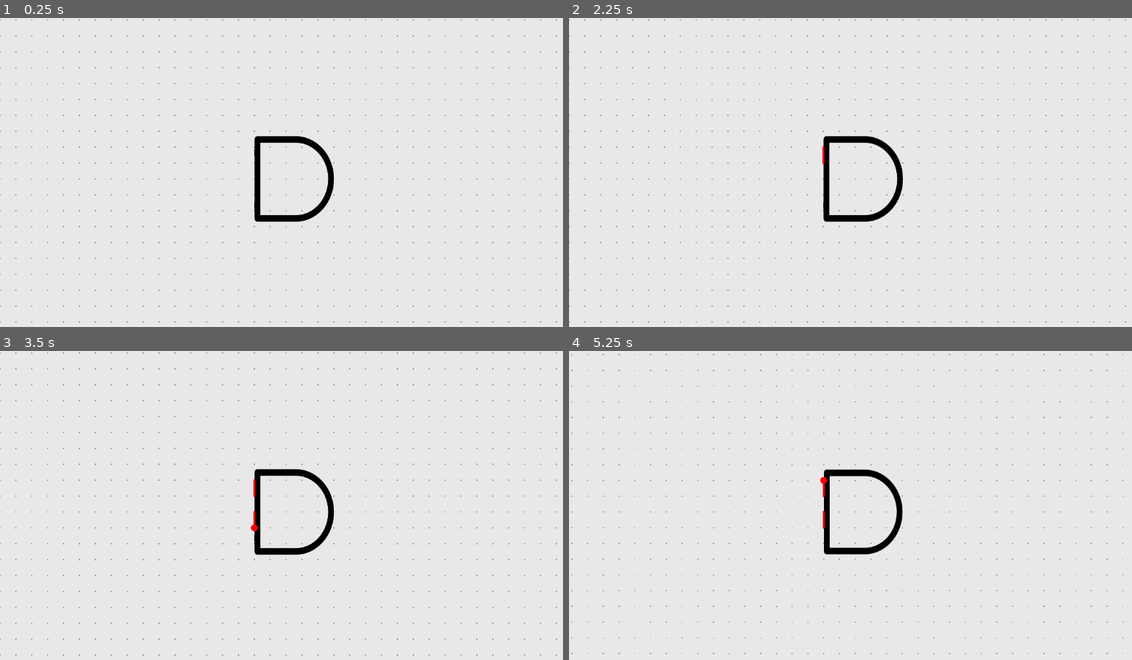
Above: before the commit, frames 1-4 (two rows, left to right).
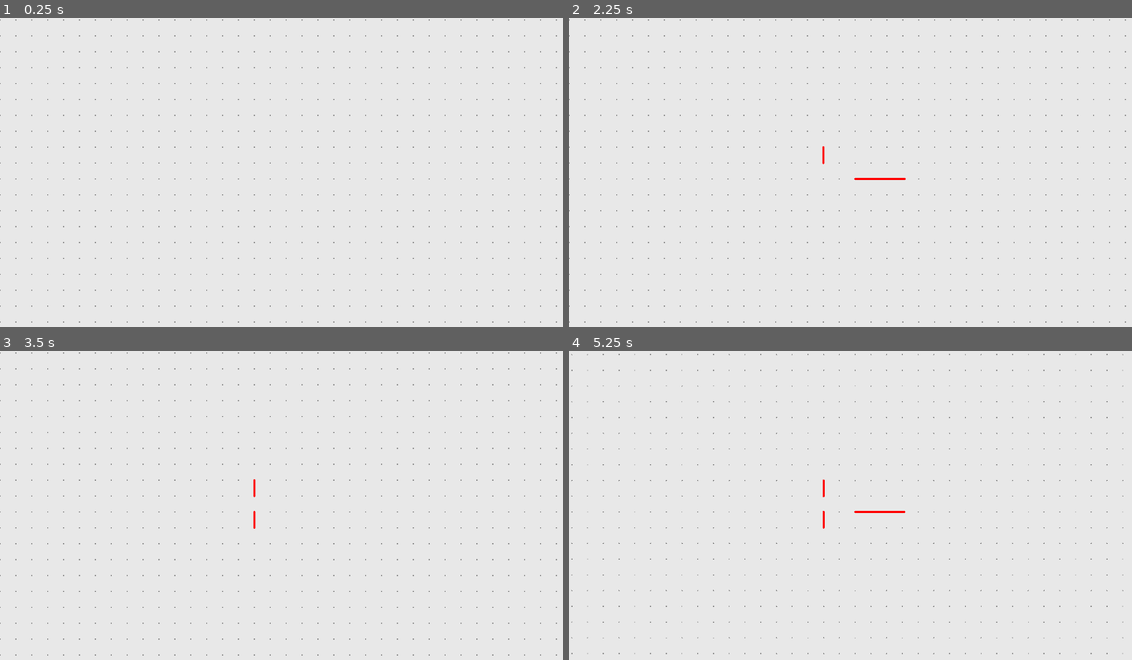
Above: after the commit, the same moments.

Repository: Josh-Farkas/LogicBoardSEC
Game: Godot game, scene res://main.tscn
Same seed, same stepped clock (60 frames per second), same inputs: the game is played once before the commit and once after it.
Inputs (mouse positions are in pixels of both pictures, inside the frame that each line leads up to):
- Up to frame 1 (0.25 s): no input
- Up to frame 2 (2.25 s): tap Enter at 0.5, 2 s; move the mouse to (822, 147) at 0.52 s; press the mouse at (822, 147) at 0.53 s; tap R (toggle_wire_direction) at 0.8, 1.35 s; tap Space at 1.25 s; move the mouse to (822, 163) at 1.27 s; release the mouse at (822, 163) at 1.28 s; click (822, 163) at 1.55 s; move the mouse to (822, 178) at 2.02 s; press the mouse at (822, 178) at 2.03 s
- Up to frame 3 (3.5 s): tap R (toggle_wire_direction) at 2.3, 2.85 s; tap Space at 2.75 s; move the mouse to (253, 527) at 2.77 s; release the mouse at (253, 527) at 2.78 s; click (253, 527) at 3.05 s
- Up to frame 4 (5.25 s): tap Enter at 3.5 s; move the mouse to (822, 542) at 3.52 s; hold Mouse wheel down (zoom_in) 3.53-4.28 s; tap R (toggle_wire_direction) at 3.8 s; tap Space at 4.25 s; move the mouse to (895, 511) at 4.27 s; tap Mouse wheel up (zoom_out) at 4.35 s; click (895, 511) at 4.55 s; move the mouse to (822, 480) at 5.02 s; press the mouse at (822, 480) at 5.03 s

The runs differ from the first frame. In frame 1, 1.1% of the frame differs, in the area x 45-60%, y 38-67%; in frame 2, 1.1%; in frame 3, 1.1%; in frame 4, 1.1%.

Commit message:
Add wire drawing

Diff:
--- a/Wire/wire.gd
+++ b/Wire/wire.gd
@@ -9,7 +9,6 @@
 	DATA_WIDTH,
 	LOOP
 }
-
 
 var horizontal_line: WireLine
 var vertical_line: WireLine
@@ -26,7 +25,7 @@
 
 var drawing: bool = false
 var start_pos: Vector2
-var horizontal_first = false
+var swapped = false
 
 
 func connect_to_input(component: Component, index: int) -> void:
@@ -74,15 +73,13 @@
 # Runs whenever user input is given
 func _input(event: InputEvent) -> void:
 	if drawing:
-		#if event.is_action_pressed("left_click"): # On left click
-			#start_drawing()
 		if event.is_action_released("left_click"): # Runs when left click released
-			finish_drawing()
+			finish_drawing(get_grid_mouse_position())
 		if event is InputEventMouseMotion:
-			draw_to_point(get_grid_mouse_position())
+			draw_to_point(start_pos, get_grid_mouse_position())
 		if event.is_action_pressed("toggle_wire_direction"):
-			horizontal_first = not horizontal_first
-			draw_to_point(get_grid_mouse_position())
+			swapped = not swapped
+			draw_to_point(start_pos, get_grid_mouse_position())
 		if event.is_action_pressed("cancel_drawing"):
 			cancel_drawing()
 
@@ -92,62 +89,51 @@
 	start_pos = get_closest_grid_point(get_global_mouse_position())
 	horizontal_line = wire_line_scn.instantiate()
 	vertical_line = wire_line_scn.instantiate()
-	horizontal_line.clicked.connect(on_line_clicked)
-	vertical_line.clicked.connect(on_line_clicked)
+	horizontal_line.points.resize(2)
+	vertical_line.points.resize(2)
 	add_child(horizontal_line)
 	add_child(vertical_line)
 
 
-
-func finish_drawing() -> void:
+func finish_drawing(end: Vector2) -> void:
 	drawing = false
-	if start_pos == get_grid_mouse_position():
+	if start_pos == end:
 		cancel_drawing()
 		return
+	elif vertical_line.points[0] == vertical_line.points[1]:
+		# if no vertical line remove it and set horizontal endpoints
+		vertical_line.queue_free()
+		horizontal_line.set_endpoints()
+	elif horizontal_line.points[0] == horizontal_line.points[1]:
+		# if no horizontal line remove it and set vertical endpoints
+		horizontal_line.queue_free()
+		vertical_line.set_endpoints()
+	else:
+		# Set endpoint positions for lines
+		vertical_line.set_endpoints()
+		horizontal_line.set_endpoints()
 
-	draw_to_point(get_grid_mouse_position())
-	# Add ports to wire to connect other wires to
-	var sign: int = sign(horizontal_line.get_point_position(1).x - horizontal_line.get_point_position(0).x)
-	if sign != 0:
-		for x in range(horizontal_line.get_point_position(0).x, horizontal_line.get_point_position(1).x + sign, sign * Constants.GRID_SIZE):
-			var connection_point: WireConnectionPoint = wire_connection_point_scn.instantiate()
-			connection_point.position = Vector2(x, horizontal_line.get_point_position(0).y)
-			connection_point.clicked.connect(start_drawing)
-			connection_point.overlap.connect(merge)
-			horizontal_line.add_child(connection_point)
 
-	sign = sign(vertical_line.get_point_position(1).y - vertical_line.get_point_position(0).y)
-	if sign != 0:
-		for y in range(vertical_line.get_point_position(0).y, vertical_line.get_point_position(1).y + sign, sign * Constants.GRID_SIZE):
-			var connection_point: WireConnectionPoint = wire_connection_point_scn.instantiate()
-			connection_point.position = Vector2(vertical_line.get_point_position(0).x, y)
-			connection_point.clicked.connect(start_drawing)
-			connection_point.overlap.connect(merge)
-			vertical_line.add_child(connection_point)
 
-	horizontal_line = null
-	vertical_line = null
+
+
 
 
 
 # draws the wire from start_point to point
-func draw_to_point(point: Vector2) -> void:
-	if start_pos == point: return
-	horizontal_line.clear_points()
-	vertical_line.clear_points()
-	print("A")
-	print(horizontal_line)
-	print(vertical_line)
-	if horizontal_first:
-		vertical_line.add_new_point(Vector2(point.x, start_pos.y))
-		vertical_line.add_new_point(point)
-		horizontal_line.add_new_point(start_pos)
-		horizontal_line.add_new_point(Vector2(point.x, start_pos.y))
+func draw_to_point(start: Vector2, end: Vector2) -> void:
+	if start == end: return
+	if swapped:
+		vertical_line.points[0] = start
+		vertical_line.points[1] = Vector2(start.x, end.y)
+		horizontal_line.points[0] = Vector2(start.x, end.y)
+		horizontal_line.points[1] = end
 	else:
-		horizontal_line.add_new_point(Vector2(start_pos.x, point.y))
-		horizontal_line.add_new_point(point)
-		vertical_line.add_new_point(start_pos)
-		vertical_line.add_new_point(Vector2(start_pos.x, point.y))
+		horizontal_line.points[0] = start # horizontal line start
+		horizontal_line.points[1] = Vector2(end.x, start.y) # horizontal line end
+		vertical_line.points[0] = Vector2(end.x, start.y) # vertical line start
+		vertical_line.points[1] = end # vertical line end
+
 
 # combines two seperate wires into one
 func merge(other: Wire) -> void:
@@ -171,14 +157,10 @@
 
 
 	# reparent lines to be part of this wire
-	for line: Line2D in other.get_tree().get_nodes_in_group("wire_line"):
-		line.reparent(self)
+	#for line: WireLine in other.get_children():
+		#line.call_deferred("reparent", self)
 
-	# reparent connections to be part of this wire
-	for connection: WireConnectionPoint in other.get_tree().get_nodes_in_group("wire_connection"):
-		connection.change_wire(self)
-
-	other.queue_free()
+	# other.queue_free()
 	update()
 
 func cancel_drawing() -> void:
--- a/Wire/wire_line.gd
+++ b/Wire/wire_line.gd
@@ -4,25 +4,35 @@
 
 var hovered: bool = false
 
-@onready var area: Area2D = $Area2D
-@onready var collision_shape: CollisionShape2D = $Area2D/CollisionShape2D
+@onready var collision_area: Area2D = $CollisionArea
+@onready var collision_area_shape: CollisionShape2D = collision_area.get_node("CollisionShape2D")
+@onready var endpoint1: Area2D = $Endpoint1
+@onready var endpoint2: Area2D = $Endpoint2
 
 func _ready() -> void:
-	area.visible = false
+	#wire = get_parent()
+	pass
 
 func _unhandled_input(event: InputEvent) -> void:
 	if event.is_action_released("left_click") and hovered:
 		clicked.emit(self)
 
-func add_new_point(point: Vector2, index = -1) -> void:
-	add_point(point, index)
-	if get_point_count() >= 2:
-		area.visible = true
-		area.position = (get_point_position(0) + get_point_position(1)) / 2
-		collision_shape.shape.size.x = max(4, abs(get_point_position(0).x - get_point_position(1).x))
-		collision_shape.shape.size.y = max(4, abs(get_point_position(0).y - get_point_position(1).y))
-		print(abs(get_point_position(0).y - get_point_position(1).y))
 
+func set_endpoints():
+	endpoint1.monitoring = true
+	endpoint2.monitoring = true
+	endpoint1.monitorable = true
+	endpoint2.monitorable = true
+	collision_area.monitorable = true
+	endpoint1.global_position = points[0]
+	endpoint2.global_position = points[1]
+	var direction_vec: Vector2 = (points[1] - points[0]).normalized()
+	collision_area_shape.shape.a = points[0] + direction_vec * 5
+	collision_area_shape.shape.b = points[1] - direction_vec * 5
+
+	await get_tree().process_frame
+	endpoint1.set_collision_mask_value(2, false)
+	endpoint2.set_collision_mask_value(2, false)
 
 
 func _on_area_2d_mouse_entered() -> void:
@@ -30,3 +40,29 @@
 
 func _on_area_2d_mouse_exited() -> void:
 	hovered = false
+
+
+func _on_endpoint_area_entered(area: Area2D, endpoint: Area2D) -> void:
+	print(self, area)
+	var other_wire: Wire = area.get_parent().get_parent() # overlapped wire
+	if area.is_in_group("endpoints"):
+		# when connecting by endpoints remove on so there is only a single endpoint left
+		area.queue_free()
+		print("deleted an endpoint")
+	elif area.is_in_group("lines"):
+		endpoint.queue_free()
+		print("endpoint landed on line, deleted")
+	if other_wire == get_parent():
+		print("same wire") # TODO Split Wire Segment
+		return
+	print("aaa")
+	get_parent().merge(other_wire)
+
+
+
+func _on_endpoint1_area_entered(area: Area2D) -> void:
+	_on_endpoint_area_entered(area, endpoint1)
+
+
+func _on_endpoint2_area_entered(area: Area2D) -> void:
+	_on_endpoint_area_entered(area, endpoint2)
--- a/Wire/wire_line.tscn
+++ b/Wire/wire_line.tscn
@@ -1,22 +1,48 @@
-[gd_scene load_steps=3 format=3 uid="uid://boljr5ojssibf"]
+[gd_scene load_steps=4 format=3 uid="uid://boljr5ojssibf"]
 
 [ext_resource type="Script" path="res://Wire/wire_line.gd" id="1_rrxtv"]
 
-[sub_resource type="RectangleShape2D" id="RectangleShape2D_pfhue"]
+[sub_resource type="SegmentShape2D" id="SegmentShape2D_t1l77"]
 resource_local_to_scene = true
-size = Vector2(3, 3)
+a = Vector2(-10, 0)
+b = Vector2(90, 0)
+
+[sub_resource type="CircleShape2D" id="CircleShape2D_v0end"]
+radius = 2.0
 
 [node name="WireLine" type="Line2D" groups=["wire_line"]]
+points = PackedVector2Array(0, 0, 100, 0)
 width = 4.0
 joint_mode = 2
 begin_cap_mode = 2
 end_cap_mode = 2
 script = ExtResource("1_rrxtv")
 
-[node name="Area2D" type="Area2D" parent="."]
+[node name="CollisionArea" type="Area2D" parent="." groups=["lines"]]
+collision_layer = 4
+collision_mask = 0
+monitorable = false
 
-[node name="CollisionShape2D" type="CollisionShape2D" parent="Area2D"]
-shape = SubResource("RectangleShape2D_pfhue")
+[node name="CollisionShape2D" type="CollisionShape2D" parent="CollisionArea"]
+shape = SubResource("SegmentShape2D_t1l77")
 
-[connection signal="mouse_entered" from="Area2D" to="." method="_on_area_2d_mouse_entered"]
-[connection signal="mouse_exited" from="Area2D" to="." method="_on_area_2d_mouse_exited"]
+[node name="Endpoint1" type="Area2D" parent="." groups=["endpoints"]]
+collision_layer = 2
+collision_mask = 6
+monitoring = false
+monitorable = false
+
+[node name="CollisionShape2D" type="CollisionShape2D" parent="Endpoint1"]
+shape = SubResource("CircleShape2D_v0end")
+
+[node name="Endpoint2" type="Area2D" parent="." groups=["endpoints"]]
+collision_layer = 2
+collision_mask = 6
+monitoring = false
+monitorable = false
+
+[node name="CollisionShape2D" type="CollisionShape2D" parent="Endpoint2"]
+shape = SubResource("CircleShape2D_v0end")
+
+[connection signal="area_entered" from="Endpoint1" to="." method="_on_endpoint1_area_entered"]
+[connection signal="area_entered" from="Endpoint2" to="." method="_on_endpoint2_area_entered"]
--- a/main.tscn
+++ b/main.tscn
@@ -1,8 +1,7 @@
-[gd_scene load_steps=4 format=3 uid="uid://e2fabjnknov"]
+[gd_scene load_steps=3 format=3 uid="uid://e2fabjnknov"]
 
 [ext_resource type="Script" path="res://main.gd" id="1_fwqb2"]
 [ext_resource type="Script" path="res://camera.gd" id="2_qiina"]
-[ext_resource type="PackedScene" uid="uid://b201naovfjhj1" path="res://Components/LogicGate/Types/ANDGate/and_gate.tscn" id="3_ep41h"]
 
 [node name="Main" type="Node2D"]
 script = ExtResource("1_fwqb2")
@@ -10,8 +9,6 @@
 [node name="Camera2D" type="Camera2D" parent="."]
 script = ExtResource("2_qiina")
 
-[node name="ANDGate" parent="." instance=ExtResource("3_ep41h")]
-
 [node name="VBoxContainer" type="VBoxContainer" parent="."]
 offset_right = 40.0
 offset_bottom = 40.0
--- a/project.godot
+++ b/project.godot
@@ -60,6 +60,10 @@
 ]
 }
 
+[layer_names]
+
+2d_physics/layer_2="WireCollisions"
+
 [rendering]
 
 environment/defaults/default_clear_color=Color(0.907942, 0.907942, 0.907942, 1)
